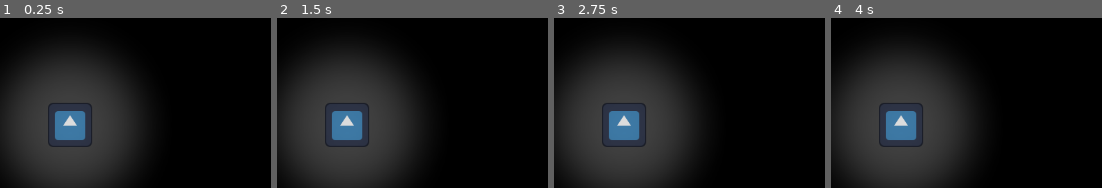
Above: before the commit, frames 1-4 (left to right).
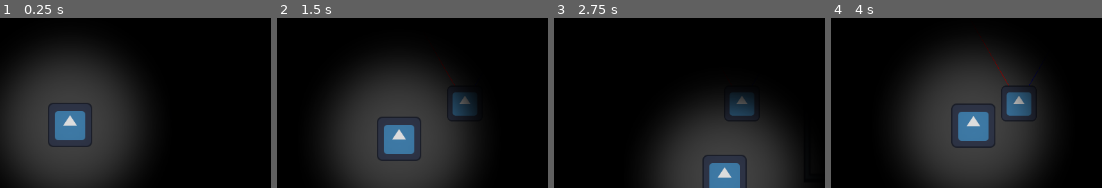
Above: after the commit, the same moments.

Repository: likuuuado/-BlinDebt
Game: Godot game, scene res://Escenas/mission_1.tscn
Same seed, same stepped clock (60 frames per second), same inputs: the game is played once before the commit and once after it. Before the commit the project starts from res://mission_1.tscn. The engine's default icon, where the game draws it, is replaced by a stand-in: a white triangle on a blue panel in a dark square.
Inputs:
- Up to frame 1 (0.25 s): no input
- Up to frame 2 (1.5 s): tap Enter at 0.5 s; hold D (move_right) 0.53-1.28 s; hold S (move_down) from 1.28 s (still down)
- Up to frame 3 (2.75 s): release S (move_down) at 2.03 s; hold D (move_right) from 2.03 s (still down)
- Up to frame 4 (4 s): release D (move_right) at 2.78 s; hold W (move_up) 2.78-3.53 s; hold A (move_left) from 3.53 s (still down)

The runs differ from the first frame. In frame 2, 35% of the frame differs, in the area x 0-74%, y 20-100%; in frame 3, 48%, in the area x 0-90%, y 19-100%; in frame 4, 44%.
Error before the commit: Parse Error: Class "Jugador" hides a global script class. (res://Escenas/player.gd:2)

Commit message:
carpetas ordenadas y cambios en script de entidad

Diff:
--- a/Escenas/entidad_estatica.gd
+++ b/Escenas/entidad_estatica.gd
@@ -5,6 +5,9 @@
 
 var player
 var angleRads : float
+@export var color1: Color
+@export var color2: Color
+@export var tiempoDeteccion:  Timer
 
 @export var angulo: float = 60
 @export var lenght: float = 400
@@ -14,16 +17,33 @@
 	player = get_tree().get_first_node_in_group("player")
 	angleRads = deg_to_rad(angulo / 2)
 
+
 func _process(delta):
 	if Deteccion():
-		print("jugador detectado")
+		tiempoDeteccion.wait_time = 5
+		if tiempoDeteccion.is_stopped():
+			tiempoDeteccion.start()
+	else:
+		tiempoDeteccion.wait_time = 5
+		tiempoDeteccion.stop()
+
+
+func _on_timer_timeout():
+
+	if $Sprite2D.modulate != Color.YELLOW && $Sprite2D.modulate != Color.RED:
+		$Sprite2D.modulate = Color.YELLOW
+		print("Enemigo alerta")
+		return
+	elif $Sprite2D.modulate == Color.YELLOW && $Sprite2D.modulate != Color.RED:
+		$Sprite2D.modulate = Color.RED
+	print("Jugador detectado")
 
 func _draw():
 	var limIzquierda = direction.rotated(-angleRads) * lenght
 	var limDerecha = direction.rotated(angleRads) * lenght
 
-	draw_line(Vector2.ZERO, limIzquierda, Color.RED, 2.0)
-	draw_line(Vector2.ZERO, limDerecha, Color.GREEN, 2.0)
+	draw_line(Vector2.ZERO, limIzquierda, color1, 2.0)
+	draw_line(Vector2.ZERO, limDerecha, color2, 2.0)
 
 func Deteccion():
 	var playerPos = to_local(player.global_position)
--- a/mission_1.tscn
+++ b/Escenas/mission_1.tscn
@@ -1,13 +1,26 @@
 [gd_scene format=4 uid="uid://bl04q7aomeo8i"]
 
-[ext_resource type="PackedScene" uid="uid://bfhmrve2ix4hw" path="res://wall.tscn" id="1_ejkig"]
-[ext_resource type="PackedScene" uid="uid://cmiunn1ki2o4l" path="res://player.tscn" id="2_opoa0"]
+[ext_resource type="PackedScene" uid="uid://bfhmrve2ix4hw" path="res://Escenas/wall.tscn" id="1_ejkig"]
+[ext_resource type="PackedScene" uid="uid://cmiunn1ki2o4l" path="res://Escenas/player.tscn" id="2_opoa0"]
+[ext_resource type="PackedScene" uid="uid://csp8g1yd0e5kv" path="res://Escenas/entidad_estatica.tscn" id="3_e4gc3"]
 
 [node name="mission 1" type="Node" unique_id=1861232039]
 
-[node name="player" parent="." unique_id=129075098 instance=ExtResource("2_opoa0")]
+[node name="player" parent="." unique_id=129075098 groups=["player"] instance=ExtResource("2_opoa0")]
 position = Vector2(101, 557)
 scale = Vector2(0.5, 0.5)
 
 [node name="wall" parent="." unique_id=1954391080 instance=ExtResource("1_ejkig")]
 tile_map_data = PackedByteArray("AAAEAAQAAAAIAAQAAAAEAAMAAAADAAQAAAAEAAIAAAADAAQAAAAEAAEAAAADAAQAAAAEAAAAAAAHAAIAAAADAA …(3520 unchanged characters)…
+
+[node name="CharacterBody2D" parent="." unique_id=1718310942 node_paths=PackedStringArray("tiempoDeteccion") instance=ExtResource("3_e4gc3")]
+position = Vector2(271, 526)
+scale = Vector2(0.4, 0.4)
+color1 = Color(1, 0, 0, 1)
+color2 = Color(0, 0, 0.8392157, 1)
+tiempoDeteccion = NodePath("Timer")
+
+[node name="Timer" type="Timer" parent="CharacterBody2D" unique_id=1546933403]
+wait_time = 2.967
+
+[connection signal="timeout" from="CharacterBody2D/Timer" to="CharacterBody2D" method="_on_timer_timeout"]
--- a/Escenas/player.gd
+++ b/Escenas/player.gd
@@ -1,5 +1,5 @@
 extends CharacterBody2D
-class_name Jugador
+class_name Player
 
 var speed = 100;
 
--- a/wall.tscn
+++ b/Escenas/wall.tscn
@@ -1,6 +1,6 @@
 [gd_scene format=3 uid="uid://bfhmrve2ix4hw"]
 
-[ext_resource type="Texture2D" uid="uid://dbpmhwye58fo3" path="res://neo_zero_tileset_02.png" id="1_xxgf6"]
+[ext_resource type="Texture2D" uid="uid://dbpmhwye58fo3" path="res://assets/neo_zero_tileset_02.png" id="1_xxgf6"]
 
 [sub_resource type="TileSetAtlasSource" id="TileSetAtlasSource_y4f30"]
 texture = ExtResource("1_xxgf6")
--- a/player.gd
+++ /dev/null
@@ -1,9 +0,0 @@
-extends CharacterBody2D
-class_name Jugador
-
-var speed: float = 150
-
-func _physics_process(delta: float) -> void:
-	var direcciones = Input.get_vector("move_left", "move_right", "move_up", "move_down")
-	velocity = direcciones * speed
-	move_and_slide()
--- a/project.godot
+++ b/project.godot
@@ -18,6 +18,10 @@
 run/main_scene="uid://bl04q7aomeo8i"
 config/features=PackedStringArray("4.6", "GL Compatibility")
 config/icon="res://icon.svg"
+
+[global_group]
+
+player=""
 
 [input]
 
Renamed: neo_zero_tileset_02.png -> assets/neo_zero_tileset_02.png
Not shown, changed: assets/neo_zero_tileset_02.png.import
